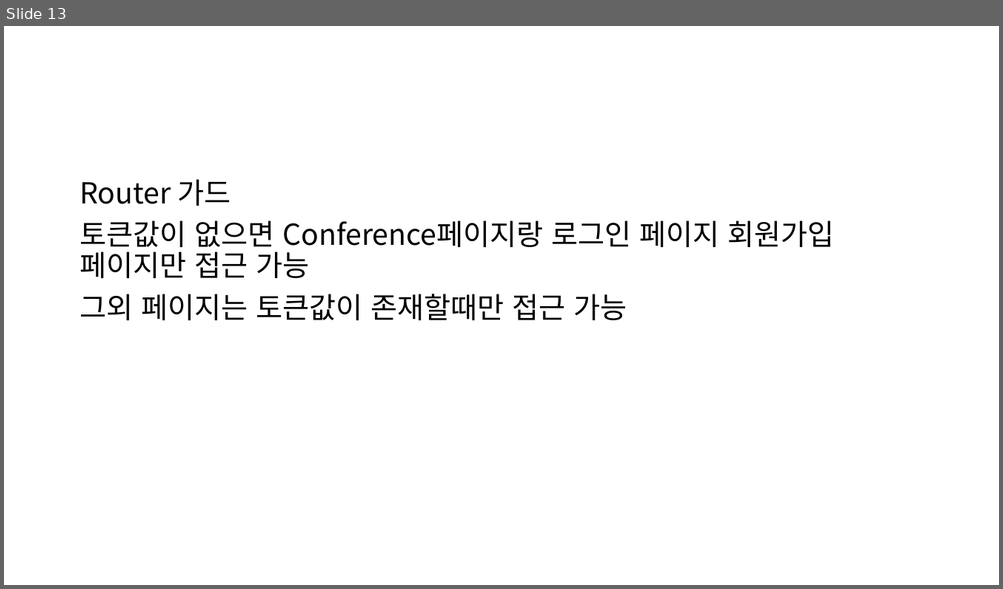
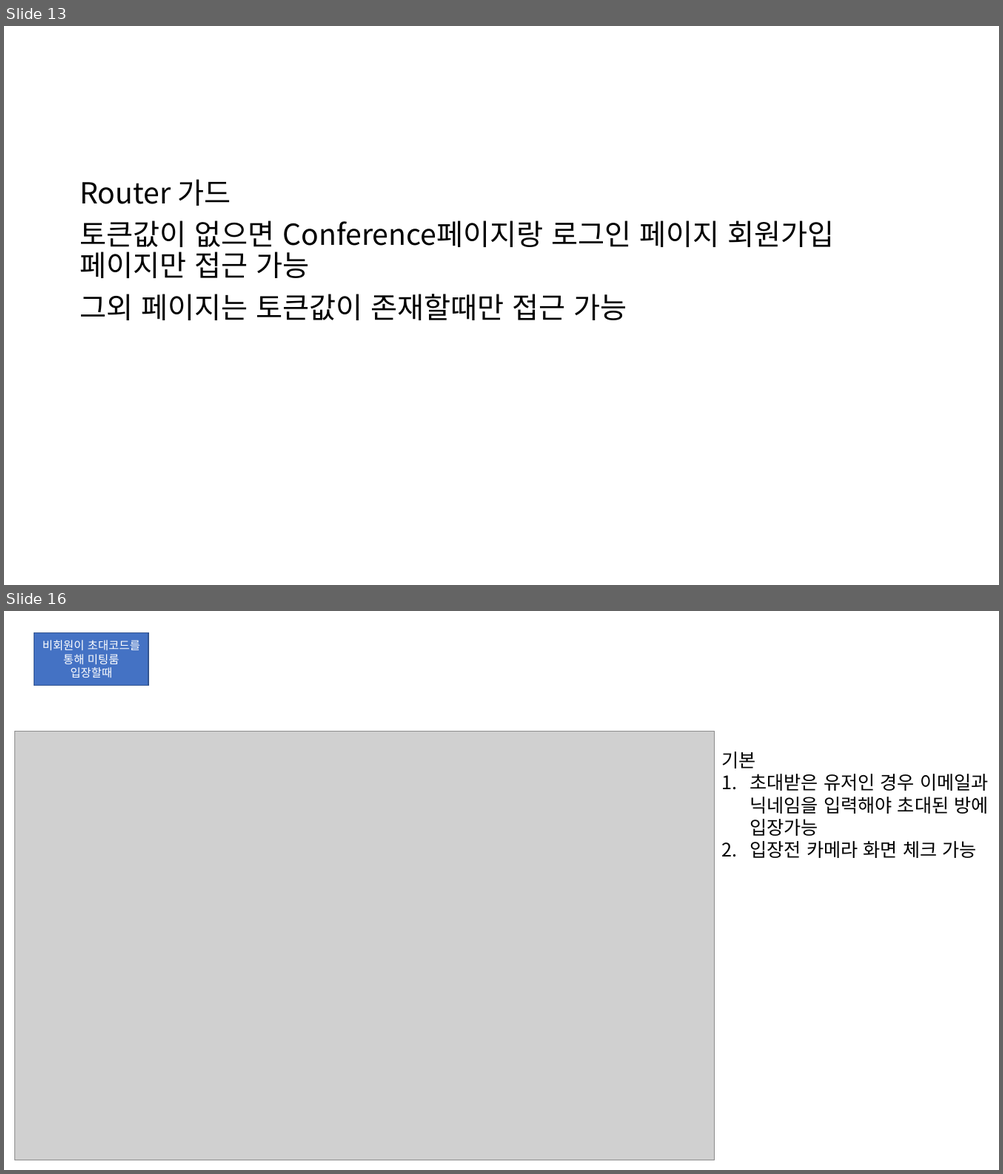
Before and after one commit to JongHoonJang/DEMEET, a slide deck: STUDY/jang/components.pptx. Shown one above the other, each under a label of ours: slide 13 before the commit, slides 13 and 16 after it; the slides between them are not shown. The pictures are 1003x589 and 1003x1174 pixels, drawn with LibreOffice and Linux fonts; fonts in the diff are those of the drawing; grey boxes stand for pictures. Boxes give left, top, right and bottom in pixels: in the first picture for what was removed or moved away, otherwise in the second. Text is boxed around its words. In the diff, an @@ line names an element or a change of style, - is before the commit and + after.

```diff
--- a/STUDY/jang/components.pptx
+++ b/STUDY/jang/components.pptx
@@ slide 16 added at box(4, 611, 999, 1170), background #FFFFFF @@
@@ rectangle added at box(34, 632, 149, 686), fill #4472C4, outline #325491 1 pt, 11 pt, text #FFFFFF @@
+비회원이 초대코드를 통해 미팅룸 입장할때
@@ picture added at box(14, 732, 714, 1161) @@
@@ text added at box(722, 752, 988, 858), 18 pt, text #000000 @@
+기본
+1. 초대받은 유저인 경우 이메일과 닉네임을 입력해야 초대된 방에 입장가능
+2. 입장전 카메라 화면 체크 가능
```
Also in this commit, not shown: 5 slides changed, 11 other slides added, 1 other file.
